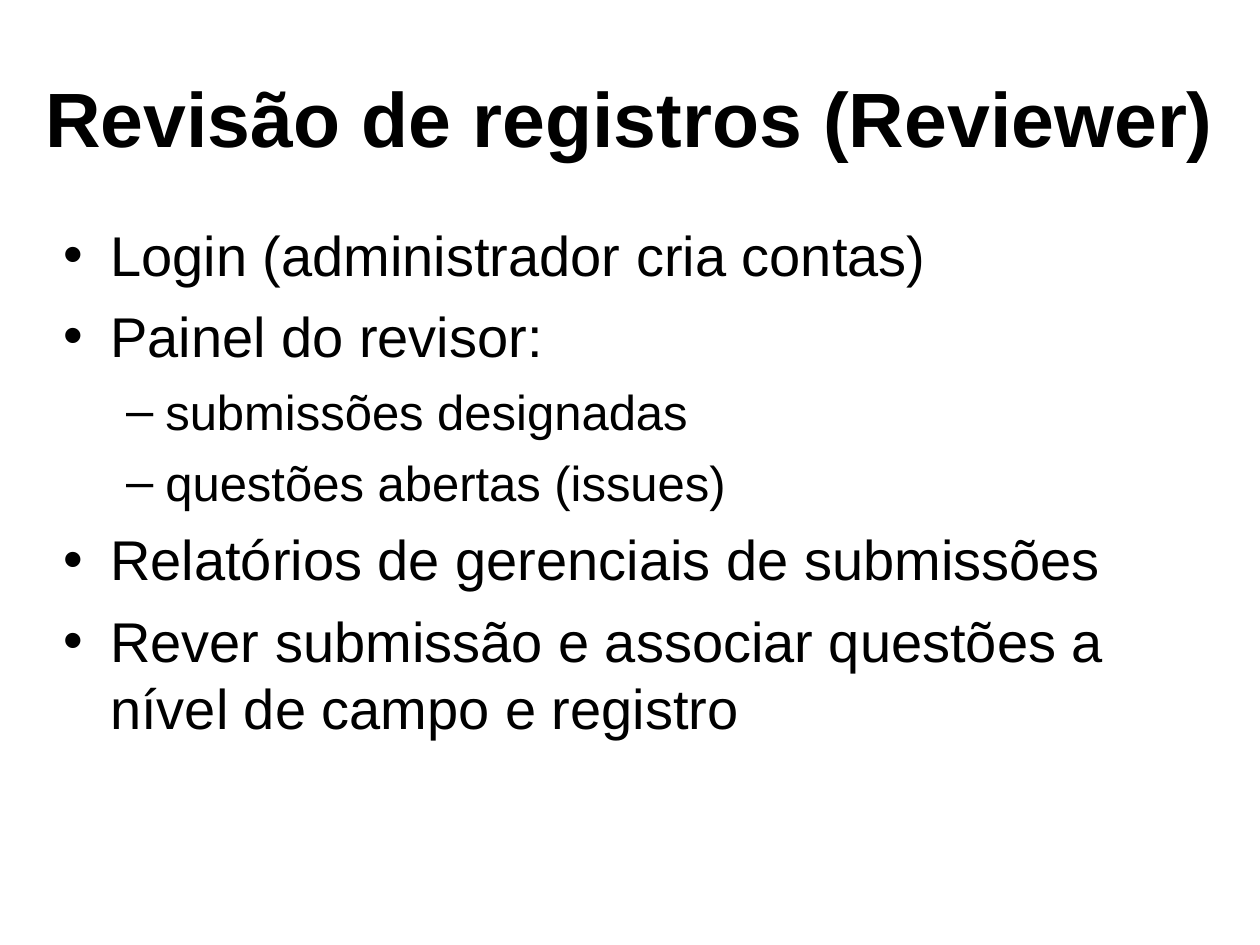
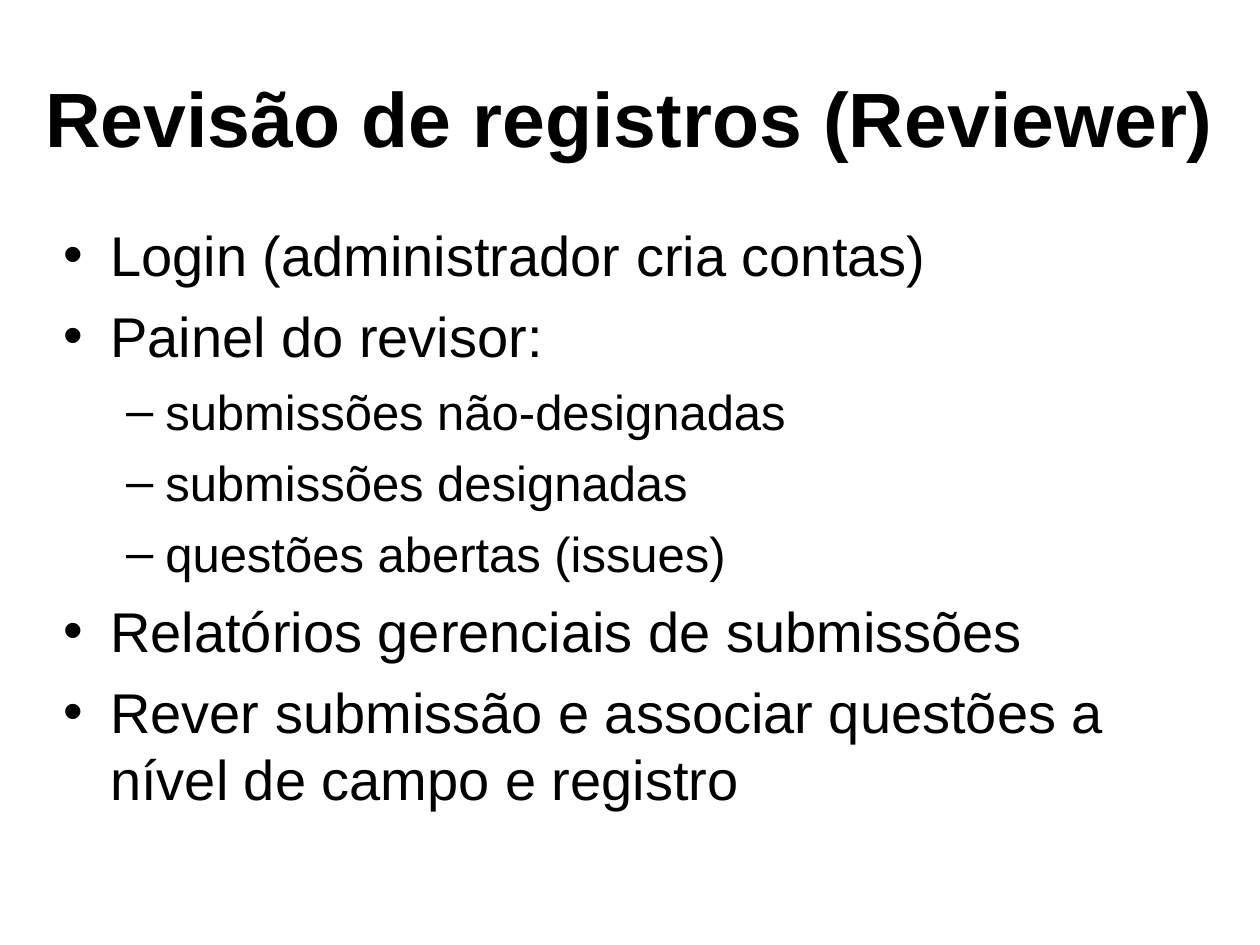
Before and after one commit to bireme/opentrials, a slide deck: slide 7 of docs/fiocruz-2009-11.odp. Drawn at 1260x945 pixels with LibreOffice and Linux fonts; fonts in the diff are those of the drawing; background and template pictures are left out. Boxes give left, top, right and bottom in pixels: in the first picture for what was removed or moved away, otherwise in the second. Text is boxed around its words. In the diff, an @@ line names an element or a change of style, - is before the commit and + after.

```diff
--- a/docs/fiocruz-2009-11.odp
+++ b/docs/fiocruz-2009-11.odp
@@ text at bbox=[165, 394, 785, 440]: paragraph added @@
+  – submissões não-designadas
@@ text at bbox=[110, 610, 1022, 662]: text changed @@
-• Relatórios de gerenciais de submissões
+• Relatórios gerenciais de submissões
```
Also in this commit, not shown: 5 other slides changed, 4 other files.
